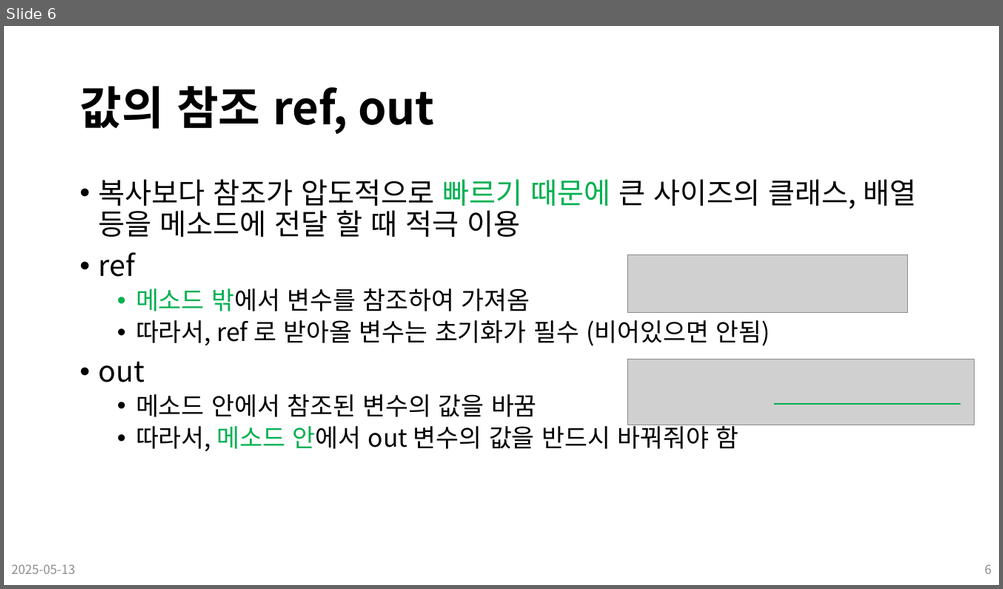
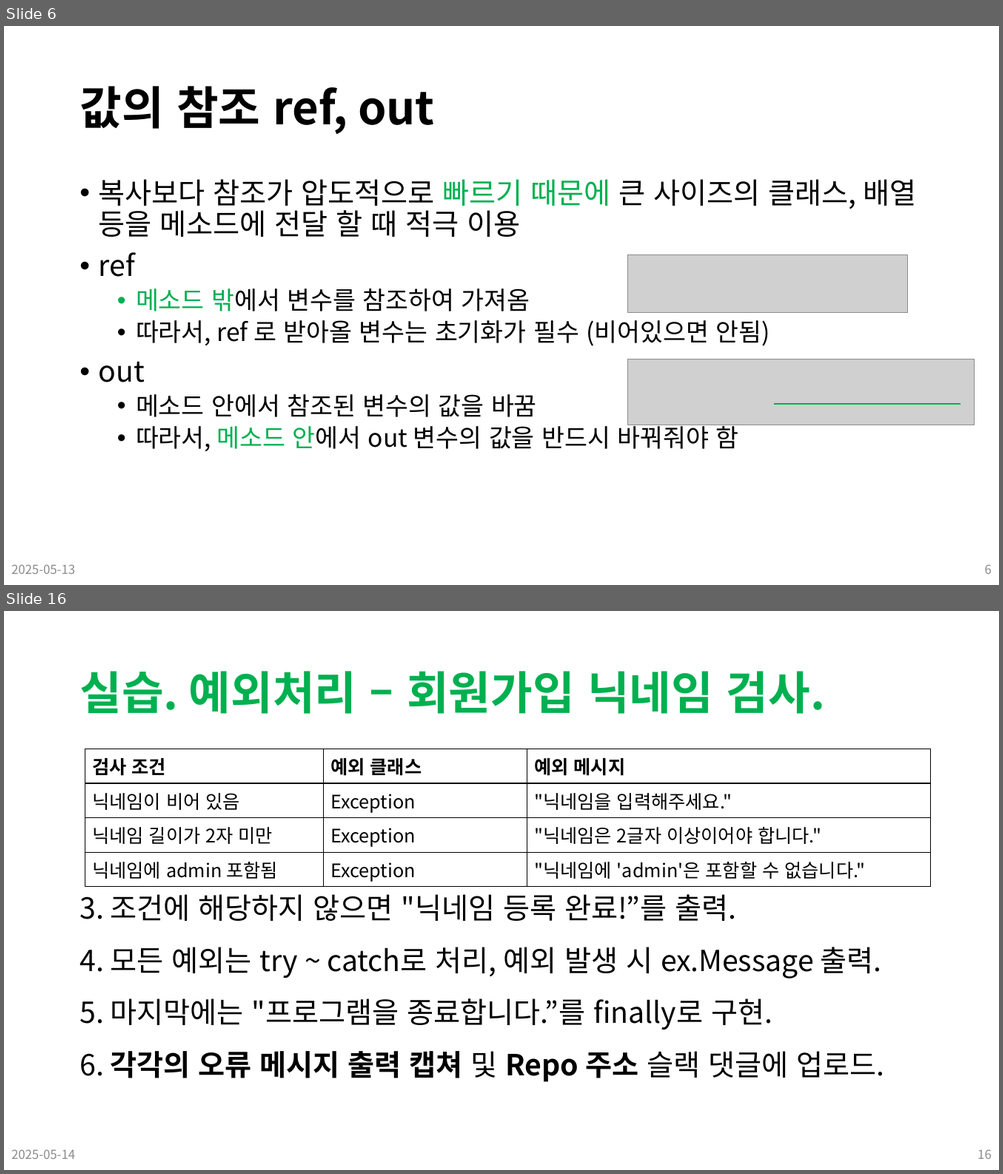
Before and after one commit to Leader-Lesson/KDT_SF_Short_5th, a slide deck: material/13_CSharp_심화문법 (예외처리).pptx. Shown one above the other, each under a label of ours: slide 6 before the commit, slides 6 and 16 after it; the slides between them are not shown. The pictures are 1003x589 and 1003x1174 pixels, drawn with LibreOffice and Linux fonts; fonts in the diff are those of the drawing; grey boxes stand for pictures; background and template pictures are left out. Boxes give left, top, right and bottom in pixels: in the first picture for what was removed or moved away, otherwise in the second. Text is boxed around its words. In the diff, an @@ line names an element or a change of style, - is before the commit and + after.

```diff
--- a/material/13_CSharp_심화문법 (예외처리).pptx
+++ b/material/13_CSharp_심화문법 (예외처리).pptx
@@ slide 16 added at [4, 611, 999, 1170], background #FFFFFF @@
@@ title added at [79, 671, 825, 714], 44 pt, text #00B050, bold @@
+실습. 예외처리 – 회원가입 닉네임 검사.
@@ table added at [85, 749, 930, 885], 4 rows, 3 columns @@
+검사 조건 | 예외 클래스 | 예외 메시지
+닉네임이 비어 있음 | Exception | "닉네임을 입력해주세요."
+닉네임 길이가 2자 미만 | Exception | "닉네임은 2글자 이상이어야 합니다."
+닉네임에 admin 포함됨 | Exception | "닉네임에 'admin'은 포함할 수 없습니다."
@@ text added at [79, 894, 884, 1082], 28 pt, text #000000 @@
+3. 조건에 해당하지 않으면 "닉네임 등록 완료!”를 출력.
+4. 모든 예외는 try ~ catch로 처리, 예외 발생 시 ex.Message 출력.
+5. 마지막에는 "프로그램을 종료합니다.”를 finally로 구현.
+6. 각각의 오류 메시지 출력 캡쳐 및 Repo 주소 슬랙 댓글에 업로드.
@@ text added at [11, 1150, 75, 1159], 12 pt, text #8C8C8C @@
+2025-05-14
@@ page number added at [977, 1150, 991, 1159], 12 pt, text #8C8C8C @@
+16
```
Also in this commit, not shown: 5 slides changed, 4 other slides added, 27 other files.
